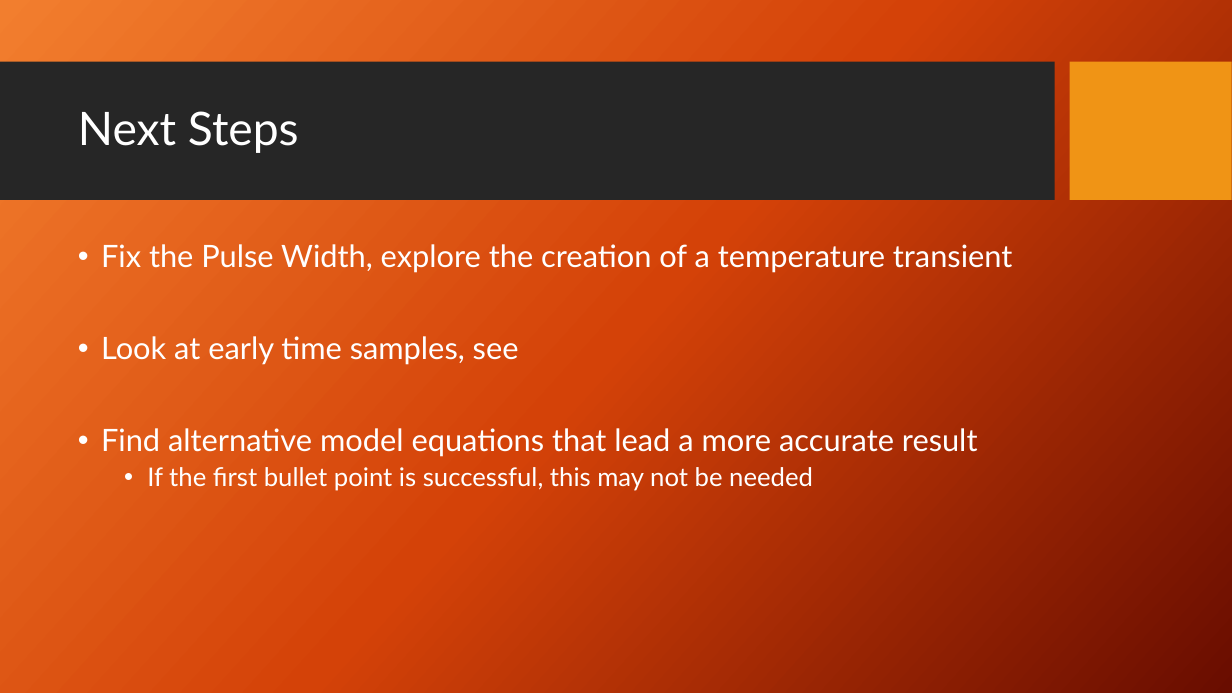
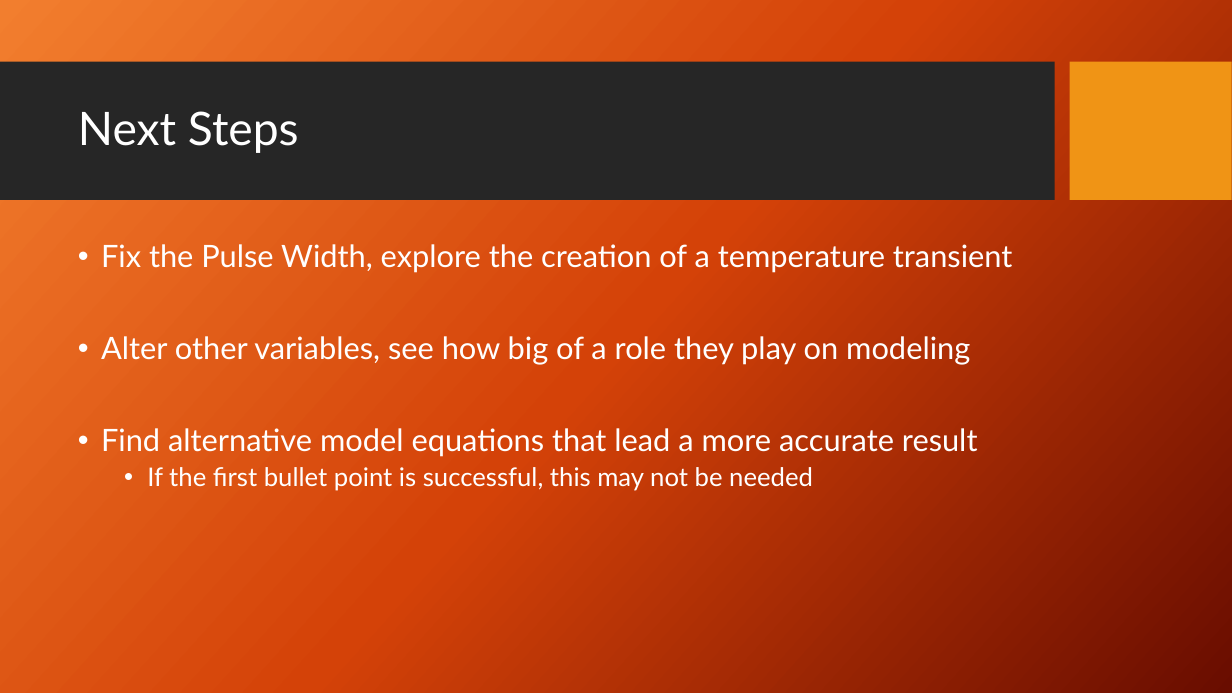
Before and after one commit to dbhatia00/NeuronSimulation, a slide deck: slide 12 of Presentations/Fall Updates/FallUpdate3.pptx. Drawn at 1232x693 pixels with LibreOffice and Linux fonts; fonts in the diff are those of the drawing; background and template pictures are left out. Boxes give left, top, right and bottom in pixels: in the first picture for what was removed or moved away, otherwise in the second. Text is boxed around its words. In the diff, an @@ line names an element or a change of style, - is before the commit and + after.

```diff
--- a/Presentations/Fall Updates/FallUpdate3.pptx
+++ b/Presentations/Fall Updates/FallUpdate3.pptx
@@ text at <box>101,336,970,365</box>: text changed @@
-• Look at early time samples, see
+• Alter other variables, see how big of a role they play on modeling
```
Also in this commit, not shown: 2 other slides changed, 6 slides added.
